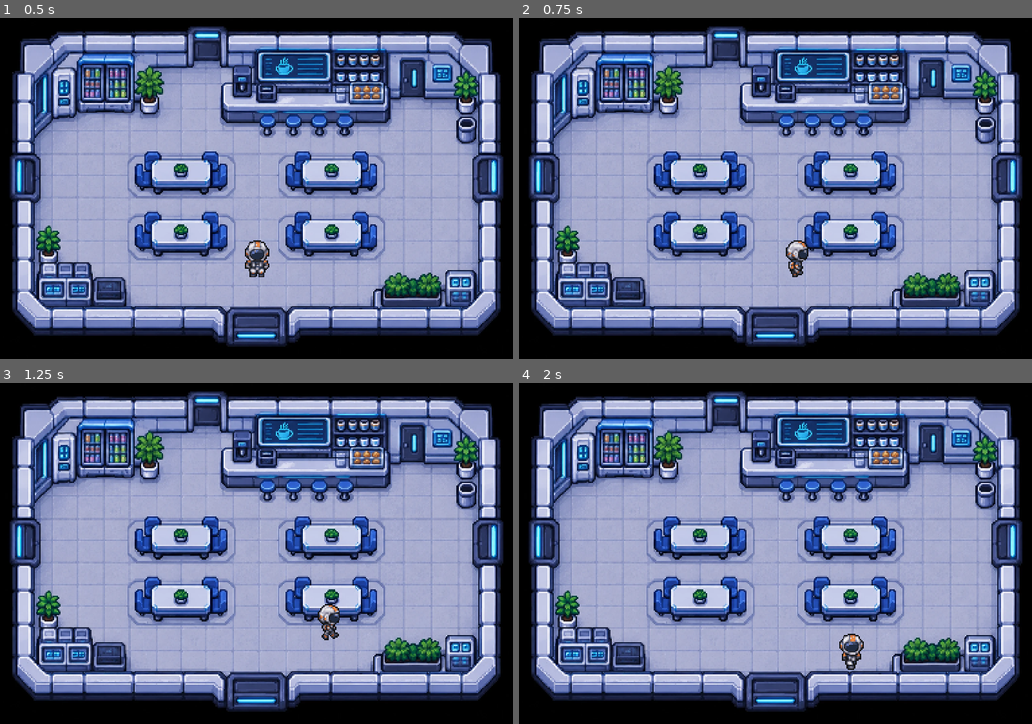
Above: before the commit, frames 1-4 (two rows, left to right).
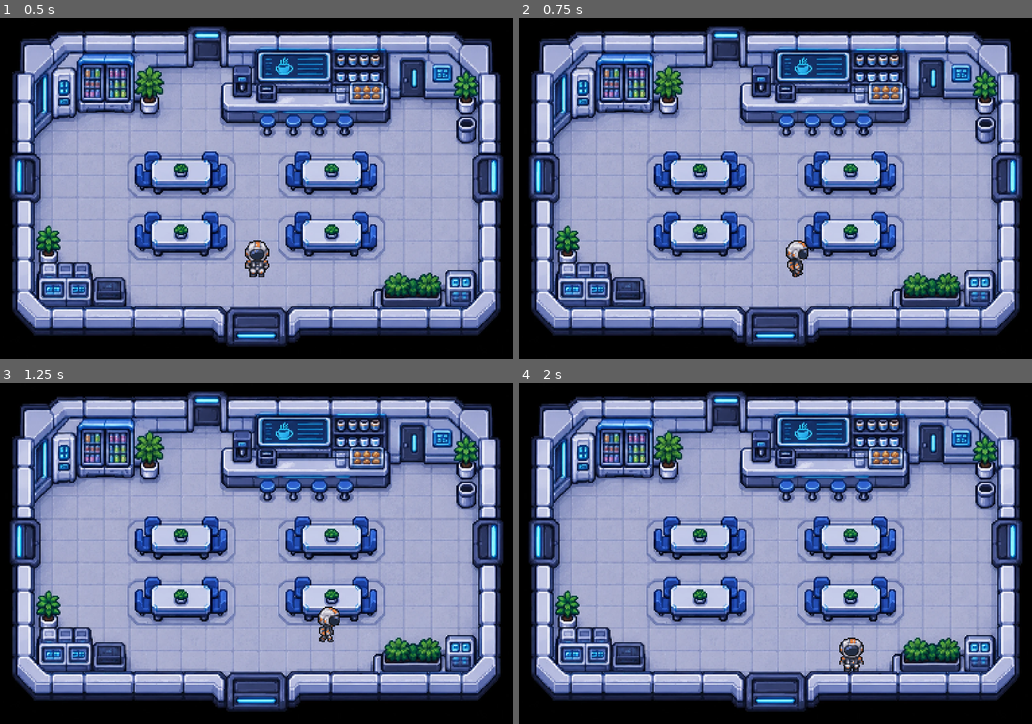
Above: after the commit, the same moments.

Repository: thallesgsrv/nasa-space-apps
Game: Godot game, scene res://scenes/game.tscn
Same seed, same stepped clock (60 frames per second), same inputs: the game is played once before the commit and once after it.
Inputs:
- Up to frame 1 (0.5 s): no input
- Up to frame 2 (0.75 s): hold D (move_right) from 0.53 s (still down)
- Up to frame 3 (1.25 s): keep holding D (move_right)
- Up to frame 4 (2 s): release D (move_right) at 1.28 s; hold S (move_down) from 1.28 s (still down)

Frame 1 is identical in both runs. In frame 2, 0.1% of the frame differs, in the area x 52-57%, y 65-76%; in frame 3, 0.3%; in frame 4, 0.4%, in the area x 62-68%, y 73-85%.

Commit message:
feat: add sprite do personagem

Diff:
--- a/assets/player/player_frames.tres
+++ b/assets/player/player_frames.tres
@@ -1,6 +1,70 @@
-[gd_resource type="SpriteFrames" load_steps=62 format=3]
-
-[ext_resource type="Texture2D" path="res://assets/player/player_sheet.png" id="1_sheet"]
+[gd_resource type="SpriteFrames" format=3 uid="uid://cysd7vrw7t2ud"]
+
+[ext_resource type="Texture2D" uid="uid://7d5nwkkuoyj6" path="res://assets/player/player_sheet.png" id="1_sheet"]
+
+[sub_resource type="AtlasTexture" id="AtlasTexture_56"]
+atlas = ExtResource("1_sheet")
+region = Rect2(0, 480, 48, 48)
+
+[sub_resource type="AtlasTexture" id="AtlasTexture_57"]
+atlas = ExtResource("1_sheet")
+region = Rect2(48, 480, 48, 48)
+
+[sub_resource type="AtlasTexture" id="AtlasTexture_58"]
+atlas = ExtResource("1_sheet")
+region = Rect2(96, 480, 48, 48)
+
+[sub_resource type="AtlasTexture" id="AtlasTexture_59"]
+atlas = ExtResource("1_sheet")
+region = Rect2(144, 480, 48, 48)
+
+[sub_resource type="AtlasTexture" id="AtlasTexture_12"]
+atlas = ExtResource("1_sheet")
+region = Rect2(0, 96, 48, 48)
+
+[sub_resource type="AtlasTexture" id="AtlasTexture_13"]
+atlas = ExtResource("1_sheet")
+region = Rect2(48, 96, 48, 48)
+
+[sub_resource type="AtlasTexture" id="AtlasTexture_14"]
+atlas = ExtResource("1_sheet")
+region = Rect2(96, 96, 48, 48)
+
+[sub_resource type="AtlasTexture" id="AtlasTexture_15"]
+atlas = ExtResource("1_sheet")
+region = Rect2(144, 96, 48, 48)
+
+[sub_resource type="AtlasTexture" id="AtlasTexture_44"]
+atlas = ExtResource("1_sheet")
+region = Rect2(0, 384, 48, 48)
+
+[sub_resource type="AtlasTexture" id="AtlasTexture_45"]
+atlas = ExtResource("1_sheet")
+region = Rect2(48, 384, 48, 48)
+
+[sub_resource type="AtlasTexture" id="AtlasTexture_46"]
+atlas = ExtResource("1_sheet")
+region = Rect2(96, 384, 48, 48)
+
+[sub_resource type="AtlasTexture" id="AtlasTexture_47"]
+atlas = ExtResource("1_sheet")
+region = Rect2(144, 384, 48, 48)
+
+[sub_resource type="AtlasTexture" id="AtlasTexture_28"]
+atlas = ExtResource("1_sheet")
+region = Rect2(0, 240, 48, 48)
+
+[sub_resource type="AtlasTexture" id="AtlasTexture_29"]
+atlas = ExtResource("1_sheet")
+region = Rect2(48, 240, 48, 48)
+
+[sub_resource type="AtlasTexture" id="AtlasTexture_30"]
+atlas = ExtResource("1_sheet")
+region = Rect2(96, 240, 48, 48)
+
+[sub_resource type="AtlasTexture" id="AtlasTexture_31"]
+atlas = ExtResource("1_sheet")
+region = Rect2(144, 240, 48, 48)
 
 [sub_resource type="AtlasTexture" id="AtlasTexture_0"]
 atlas = ExtResource("1_sheet")
@@ -18,6 +82,70 @@
 atlas = ExtResource("1_sheet")
 region = Rect2(144, 0, 48, 48)
 
+[sub_resource type="AtlasTexture" id="AtlasTexture_32"]
+atlas = ExtResource("1_sheet")
+region = Rect2(0, 288, 48, 48)
+
+[sub_resource type="AtlasTexture" id="AtlasTexture_33"]
+atlas = ExtResource("1_sheet")
+region = Rect2(48, 288, 48, 48)
+
+[sub_resource type="AtlasTexture" id="AtlasTexture_34"]
+atlas = ExtResource("1_sheet")
+region = Rect2(96, 288, 48, 48)
+
+[sub_resource type="AtlasTexture" id="AtlasTexture_35"]
+atlas = ExtResource("1_sheet")
+region = Rect2(144, 288, 48, 48)
+
+[sub_resource type="AtlasTexture" id="AtlasTexture_16"]
+atlas = ExtResource("1_sheet")
+region = Rect2(0, 144, 48, 48)
+
+[sub_resource type="AtlasTexture" id="AtlasTexture_17"]
+atlas = ExtResource("1_sheet")
+region = Rect2(48, 144, 48, 48)
+
+[sub_resource type="AtlasTexture" id="AtlasTexture_18"]
+atlas = ExtResource("1_sheet")
+region = Rect2(96, 144, 48, 48)
+
+[sub_resource type="AtlasTexture" id="AtlasTexture_19"]
+atlas = ExtResource("1_sheet")
+region = Rect2(144, 144, 48, 48)
+
+[sub_resource type="AtlasTexture" id="AtlasTexture_48"]
+atlas = ExtResource("1_sheet")
+region = Rect2(0, 432, 48, 48)
+
+[sub_resource type="AtlasTexture" id="AtlasTexture_49"]
+atlas = ExtResource("1_sheet")
+region = Rect2(48, 432, 48, 48)
+
+[sub_resource type="AtlasTexture" id="AtlasTexture_50"]
+atlas = ExtResource("1_sheet")
+region = Rect2(96, 432, 48, 48)
+
+[sub_resource type="AtlasTexture" id="AtlasTexture_51"]
+atlas = ExtResource("1_sheet")
+region = Rect2(144, 432, 48, 48)
+
+[sub_resource type="AtlasTexture" id="AtlasTexture_52"]
+atlas = ExtResource("1_sheet")
+region = Rect2(192, 432, 48, 48)
+
+[sub_resource type="AtlasTexture" id="AtlasTexture_53"]
+atlas = ExtResource("1_sheet")
+region = Rect2(240, 432, 48, 48)
+
+[sub_resource type="AtlasTexture" id="AtlasTexture_54"]
+atlas = ExtResource("1_sheet")
+region = Rect2(288, 432, 48, 48)
+
+[sub_resource type="AtlasTexture" id="AtlasTexture_55"]
+atlas = ExtResource("1_sheet")
+region = Rect2(336, 432, 48, 48)
+
 [sub_resource type="AtlasTexture" id="AtlasTexture_4"]
 atlas = ExtResource("1_sheet")
 region = Rect2(0, 48, 48, 48)
@@ -50,37 +178,37 @@
 atlas = ExtResource("1_sheet")
 region = Rect2(336, 48, 48, 48)
 
-[sub_resource type="AtlasTexture" id="AtlasTexture_12"]
-atlas = ExtResource("1_sheet")
-region = Rect2(0, 96, 48, 48)
-
-[sub_resource type="AtlasTexture" id="AtlasTexture_13"]
-atlas = ExtResource("1_sheet")
-region = Rect2(48, 96, 48, 48)
-
-[sub_resource type="AtlasTexture" id="AtlasTexture_14"]
-atlas = ExtResource("1_sheet")
-region = Rect2(96, 96, 48, 48)
-
-[sub_resource type="AtlasTexture" id="AtlasTexture_15"]
-atlas = ExtResource("1_sheet")
-region = Rect2(144, 96, 48, 48)
-
-[sub_resource type="AtlasTexture" id="AtlasTexture_16"]
-atlas = ExtResource("1_sheet")
-region = Rect2(0, 144, 48, 48)
-
-[sub_resource type="AtlasTexture" id="AtlasTexture_17"]
-atlas = ExtResource("1_sheet")
-region = Rect2(48, 144, 48, 48)
-
-[sub_resource type="AtlasTexture" id="AtlasTexture_18"]
-atlas = ExtResource("1_sheet")
-region = Rect2(96, 144, 48, 48)
-
-[sub_resource type="AtlasTexture" id="AtlasTexture_19"]
-atlas = ExtResource("1_sheet")
-region = Rect2(144, 144, 48, 48)
+[sub_resource type="AtlasTexture" id="AtlasTexture_36"]
+atlas = ExtResource("1_sheet")
+region = Rect2(0, 336, 48, 48)
+
+[sub_resource type="AtlasTexture" id="AtlasTexture_37"]
+atlas = ExtResource("1_sheet")
+region = Rect2(48, 336, 48, 48)
+
+[sub_resource type="AtlasTexture" id="AtlasTexture_38"]
+atlas = ExtResource("1_sheet")
+region = Rect2(96, 336, 48, 48)
+
+[sub_resource type="AtlasTexture" id="AtlasTexture_39"]
+atlas = ExtResource("1_sheet")
+region = Rect2(144, 336, 48, 48)
+
+[sub_resource type="AtlasTexture" id="AtlasTexture_40"]
+atlas = ExtResource("1_sheet")
+region = Rect2(192, 336, 48, 48)
+
+[sub_resource type="AtlasTexture" id="AtlasTexture_41"]
+atlas = ExtResource("1_sheet")
+region = Rect2(240, 336, 48, 48)
+
+[sub_resource type="AtlasTexture" id="AtlasTexture_42"]
+atlas = ExtResource("1_sheet")
+region = Rect2(288, 336, 48, 48)
+
+[sub_resource type="AtlasTexture" id="AtlasTexture_43"]
+atlas = ExtResource("1_sheet")
+region = Rect2(336, 336, 48, 48)
 
 [sub_resource type="AtlasTexture" id="AtlasTexture_20"]
 atlas = ExtResource("1_sheet")
@@ -113,139 +241,79 @@
 [sub_resource type="AtlasTexture" id="AtlasTexture_27"]
 atlas = ExtResource("1_sheet")
 region = Rect2(336, 192, 48, 48)
-
-[sub_resource type="AtlasTexture" id="AtlasTexture_28"]
-atlas = ExtResource("1_sheet")
-region = Rect2(0, 240, 48, 48)
-
-[sub_resource type="AtlasTexture" id="AtlasTexture_29"]
-atlas = ExtResource("1_sheet")
-region = Rect2(48, 240, 48, 48)
-
-[sub_resource type="AtlasTexture" id="AtlasTexture_30"]
-atlas = ExtResource("1_sheet")
-region = Rect2(96, 240, 48, 48)
-
-[sub_resource type="AtlasTexture" id="AtlasTexture_31"]
-atlas = ExtResource("1_sheet")
-region = Rect2(144, 240, 48, 48)
-
-[sub_resource type="AtlasTexture" id="AtlasTexture_32"]
-atlas = ExtResource("1_sheet")
-region = Rect2(0, 288, 48, 48)
-
-[sub_resource type="AtlasTexture" id="AtlasTexture_33"]
-atlas = ExtResource("1_sheet")
-region = Rect2(48, 288, 48, 48)
-
-[sub_resource type="AtlasTexture" id="AtlasTexture_34"]
-atlas = ExtResource("1_sheet")
-region = Rect2(96, 288, 48, 48)
-
-[sub_resource type="AtlasTexture" id="AtlasTexture_35"]
-atlas = ExtResource("1_sheet")
-region = Rect2(144, 288, 48, 48)
-
-[sub_resource type="AtlasTexture" id="AtlasTexture_36"]
-atlas = ExtResource("1_sheet")
-region = Rect2(0, 336, 48, 48)
-
-[sub_resource type="AtlasTexture" id="AtlasTexture_37"]
-atlas = ExtResource("1_sheet")
-region = Rect2(48, 336, 48, 48)
-
-[sub_resource type="AtlasTexture" id="AtlasTexture_38"]
-atlas = ExtResource("1_sheet")
-region = Rect2(96, 336, 48, 48)
-
-[sub_resource type="AtlasTexture" id="AtlasTexture_39"]
-atlas = ExtResource("1_sheet")
-region = Rect2(144, 336, 48, 48)
-
-[sub_resource type="AtlasTexture" id="AtlasTexture_40"]
-atlas = ExtResource("1_sheet")
-region = Rect2(192, 336, 48, 48)
-
-[sub_resource type="AtlasTexture" id="AtlasTexture_41"]
-atlas = ExtResource("1_sheet")
-region = Rect2(240, 336, 48, 48)
-
-[sub_resource type="AtlasTexture" id="AtlasTexture_42"]
-atlas = ExtResource("1_sheet")
-region = Rect2(288, 336, 48, 48)
-
-[sub_resource type="AtlasTexture" id="AtlasTexture_43"]
-atlas = ExtResource("1_sheet")
-region = Rect2(336, 336, 48, 48)
-
-[sub_resource type="AtlasTexture" id="AtlasTexture_44"]
-atlas = ExtResource("1_sheet")
-region = Rect2(0, 384, 48, 48)
-
-[sub_resource type="AtlasTexture" id="AtlasTexture_45"]
-atlas = ExtResource("1_sheet")
-region = Rect2(48, 384, 48, 48)
-
-[sub_resource type="AtlasTexture" id="AtlasTexture_46"]
-atlas = ExtResource("1_sheet")
-region = Rect2(96, 384, 48, 48)
-
-[sub_resource type="AtlasTexture" id="AtlasTexture_47"]
-atlas = ExtResource("1_sheet")
-region = Rect2(144, 384, 48, 48)
-
-[sub_resource type="AtlasTexture" id="AtlasTexture_48"]
-atlas = ExtResource("1_sheet")
-region = Rect2(0, 432, 48, 48)
-
-[sub_resource type="AtlasTexture" id="AtlasTexture_49"]
-atlas = ExtResource("1_sheet")
-region = Rect2(48, 432, 48, 48)
-
-[sub_resource type="AtlasTexture" id="AtlasTexture_50"]
-atlas = ExtResource("1_sheet")
-region = Rect2(96, 432, 48, 48)
-
-[sub_resource type="AtlasTexture" id="AtlasTexture_51"]
-atlas = ExtResource("1_sheet")
-region = Rect2(144, 432, 48, 48)
-
-[sub_resource type="AtlasTexture" id="AtlasTexture_52"]
-atlas = ExtResource("1_sheet")
-region = Rect2(192, 432, 48, 48)
-
-[sub_resource type="AtlasTexture" id="AtlasTexture_53"]
-atlas = ExtResource("1_sheet")
-region = Rect2(240, 432, 48, 48)
-
-[sub_resource type="AtlasTexture" id="AtlasTexture_54"]
-atlas = ExtResource("1_sheet")
-region = Rect2(288, 432, 48, 48)
-
-[sub_resource type="AtlasTexture" id="AtlasTexture_55"]
-atlas = ExtResource("1_sheet")
-region = Rect2(336, 432, 48, 48)
-
-[sub_resource type="AtlasTexture" id="AtlasTexture_56"]
-atlas = ExtResource("1_sheet")
-region = Rect2(0, 480, 48, 48)
-
-[sub_resource type="AtlasTexture" id="AtlasTexture_57"]
-atlas = ExtResource("1_sheet")
-region = Rect2(48, 480, 48, 48)
-
-[sub_resource type="AtlasTexture" id="AtlasTexture_58"]
-atlas = ExtResource("1_sheet")
-region = Rect2(96, 480, 48, 48)
-
-[sub_resource type="AtlasTexture" id="AtlasTexture_59"]
-atlas = ExtResource("1_sheet")
-region = Rect2(144, 480, 48, 48)
 
 [resource]
 animations = [{
 "frames": [{
 "duration": 1.0,
+"texture": SubResource("AtlasTexture_56")
+}, {
+"duration": 1.0,
+"texture": SubResource("AtlasTexture_57")
+}, {
+"duration": 1.0,
+"texture": SubResource("AtlasTexture_58")
+}, {
+"duration": 1.0,
+"texture": SubResource("AtlasTexture_59")
+}],
+"loop": 0,
+"name": &"death_side",
+"speed": 8.0
+}, {
+"frames": [{
+"duration": 1.0,
+"texture": SubResource("AtlasTexture_12")
+}, {
+"duration": 1.0,
+"texture": SubResource("AtlasTexture_13")
+}, {
+"duration": 1.0,
+"texture": SubResource("AtlasTexture_14")
+}, {
+"duration": 1.0,
+"texture": SubResource("AtlasTexture_15")
+}],
+"loop": 0,
+"name": &"hit_down",
+"speed": 10.0
+}, {
+"frames": [{
+"duration": 1.0,
+"texture": SubResource("AtlasTexture_44")
+}, {
+"duration": 1.0,
+"texture": SubResource("AtlasTexture_45")
+}, {
+"duration": 1.0,
+"texture": SubResource("AtlasTexture_46")
+}, {
+"duration": 1.0,
+"texture": SubResource("AtlasTexture_47")
+}],
+"loop": 0,
+"name": &"hit_side",
+"speed": 10.0
+}, {
+"frames": [{
+"duration": 1.0,
+"texture": SubResource("AtlasTexture_28")
+}, {
+"duration": 1.0,
+"texture": SubResource("AtlasTexture_29")
+}, {
+"duration": 1.0,
+"texture": SubResource("AtlasTexture_30")
+}, {
+"duration": 1.0,
+"texture": SubResource("AtlasTexture_31")
+}],
+"loop": 0,
+"name": &"hit_up",
+"speed": 10.0
+}, {
+"frames": [{
+"duration": 1.0,
 "texture": SubResource("AtlasTexture_0")
 }, {
 "duration": 1.0,
@@ -257,55 +325,26 @@
 "duration": 1.0,
 "texture": SubResource("AtlasTexture_3")
 }],
-"loop": true,
+"loop": 1,
 "name": &"idle_down",
 "speed": 6.0
 }, {
 "frames": [{
 "duration": 1.0,
-"texture": SubResource("AtlasTexture_4")
-}, {
-"duration": 1.0,
-"texture": SubResource("AtlasTexture_5")
-}, {
-"duration": 1.0,
-"texture": SubResource("AtlasTexture_6")
-}, {
-"duration": 1.0,
-"texture": SubResource("AtlasTexture_7")
-}, {
-"duration": 1.0,
-"texture": SubResource("AtlasTexture_8")
-}, {
-"duration": 1.0,
-"texture": SubResource("AtlasTexture_9")
-}, {
-"duration": 1.0,
-"texture": SubResource("AtlasTexture_10")
-}, {
-"duration": 1.0,
-"texture": SubResource("AtlasTexture_11")
-}],
-"loop": true,
-"name": &"run_down",
-"speed": 14.0
-}, {
-"frames": [{
-"duration": 1.0,
-"texture": SubResource("AtlasTexture_12")
-}, {
-"duration": 1.0,
-"texture": SubResource("AtlasTexture_13")
-}, {
-"duration": 1.0,
-"texture": SubResource("AtlasTexture_14")
-}, {
-"duration": 1.0,
-"texture": SubResource("AtlasTexture_15")
-}],
-"loop": false,
-"name": &"hit_down",
-"speed": 10.0
+"texture": SubResource("AtlasTexture_32")
+}, {
+"duration": 1.0,
+"texture": SubResource("AtlasTexture_33")
+}, {
+"duration": 1.0,
+"texture": SubResource("AtlasTexture_34")
+}, {
+"duration": 1.0,
+"texture": SubResource("AtlasTexture_35")
+}],
+"loop": 1,
+"name": &"idle_side",
+"speed": 6.0
 }, {
 "frames": [{
 "duration": 1.0,
@@ -320,121 +359,12 @@
 "duration": 1.0,
 "texture": SubResource("AtlasTexture_19")
 }],
-"loop": true,
+"loop": 1,
 "name": &"idle_up",
 "speed": 6.0
 }, {
 "frames": [{
 "duration": 1.0,
-"texture": SubResource("AtlasTexture_20")
-}, {
-"duration": 1.0,
-"texture": SubResource("AtlasTexture_21")
-}, {
-"duration": 1.0,
-"texture": SubResource("AtlasTexture_22")
-}, {
-"duration": 1.0,
-"texture": SubResource("AtlasTexture_23")
-}, {
-"duration": 1.0,
-"texture": SubResource("AtlasTexture_24")
-}, {
-"duration": 1.0,
-"texture": SubResource("AtlasTexture_25")
-}, {
-"duration": 1.0,
-"texture": SubResource("AtlasTexture_26")
-}, {
-"duration": 1.0,
-"texture": SubResource("AtlasTexture_27")
-}],
-"loop": true,
-"name": &"run_up",
-"speed": 14.0
-}, {
-"frames": [{
-"duration": 1.0,
-"texture": SubResource("AtlasTexture_28")
-}, {
-"duration": 1.0,
-"texture": SubResource("AtlasTexture_29")
-}, {
-"duration": 1.0,
-"texture": SubResource("AtlasTexture_30")
-}, {
-"duration": 1.0,
-"texture": SubResource("AtlasTexture_31")
-}],
-"loop": false,
-"name": &"hit_up",
-"speed": 10.0
-}, {
-"frames": [{
-"duration": 1.0,
-"texture": SubResource("AtlasTexture_32")
-}, {
-"duration": 1.0,
-"texture": SubResource("AtlasTexture_33")
-}, {
-"duration": 1.0,
-"texture": SubResource("AtlasTexture_34")
-}, {
-"duration": 1.0,
-"texture": SubResource("AtlasTexture_35")
-}],
-"loop": true,
-"name": &"idle_side",
-"speed": 6.0
-}, {
-"frames": [{
-"duration": 1.0,
-"texture": SubResource("AtlasTexture_36")
-}, {
-"duration": 1.0,
-"texture": SubResource("AtlasTexture_37")
-}, {
-"duration": 1.0,
-"texture": SubResource("AtlasTexture_38")
-}, {
-"duration": 1.0,
-"texture": SubResource("AtlasTexture_39")
-}, {
-"duration": 1.0,
-"texture": SubResource("AtlasTexture_40")
-}, {
-"duration": 1.0,
-"texture": SubResource("AtlasTexture_41")
-}, {
-"duration": 1.0,
-"texture": SubResource("AtlasTexture_42")
-}, {
-"duration": 1.0,
-"texture": SubResource("AtlasTexture_43")
-}],
-"loop": true,
-"name": &"run_side",
-"speed": 14.0
-}, {
-"frames": [{
-"duration": 1.0,
-"texture": SubResource("AtlasTexture_44")
-}, {
-"duration": 1.0,
-"texture": SubResource("AtlasTexture_45")
-}, {
-"duration": 1.0,
-"texture": SubResource("AtlasTexture_46")
-}, {
-"duration": 1.0,
-"texture": SubResource("AtlasTexture_47")
-}],
-"loop": false,
-"name": &"hit_side",
-"speed": 10.0
-}, {
-"frames": [{
-"duration": 1.0,
 "texture": SubResource("AtlasTexture_48")
 }, {
 "duration": 1.0,
@@ -458,24 +388,94 @@
 "duration": 1.0,
 "texture": SubResource("AtlasTexture_55")
 }],
-"loop": false,
+"loop": 0,
 "name": &"roll_side",
 "speed": 12.0
 }, {
 "frames": [{
 "duration": 1.0,
-"texture": SubResource("AtlasTexture_56")
-}, {
-"duration": 1.0,
-"texture": SubResource("AtlasTexture_57")
-}, {
-"duration": 1.0,
-"texture": SubResource("AtlasTexture_58")
-}, {
-"duration": 1.0,
-"texture": SubResource("AtlasTexture_59")
-}],
-"loop": false,
-"name": &"death_side",
-"speed": 8.0
+"texture": SubResource("AtlasTexture_4")
+}, {
+"duration": 1.0,
+"texture": SubResource("AtlasTexture_5")
+}, {
+"duration": 1.0,
+"texture": SubResource("AtlasTexture_6")
+}, {
+"duration": 1.0,
+"texture": SubResource("AtlasTexture_7")
+}, {
+"duration": 1.0,
+"texture": SubResource("AtlasTexture_8")
+}, {
+"duration": 1.0,
+"texture": SubResource("AtlasTexture_9")
+}, {
+"duration": 1.0,
+"texture": SubResource("AtlasTexture_10")
+}, {
+"duration": 1.0,
+"texture": SubResource("AtlasTexture_11")
+}],
+"loop": 1,
+"name": &"run_down",
+"speed": 12.0
+}, {
+"frames": [{
+"duration": 1.0,
+"texture": SubResource("AtlasTexture_36")
+}, {
+"duration": 1.0,
+"texture": SubResource("AtlasTexture_37")
+}, {
+"duration": 1.0,
+"texture": SubResource("AtlasTexture_38")
+}, {
+"duration": 1.0,
+"texture": SubResource("AtlasTexture_39")
+}, {
+"duration": 1.0,
+"texture": SubResource("AtlasTexture_40")
+}, {
+"duration": 1.0,
+"texture": SubResource("AtlasTexture_41")
+}, {
+"duration": 1.0,
+"texture": SubResource("AtlasTexture_42")
+}, {
+"duration": 1.0,
+"texture": SubResource("AtlasTexture_43")
+}],
+"loop": 1,
+"name": &"run_side",
+"speed": 12.0
+}, {
+"frames": [{
+"duration": 1.0,
+"texture": SubResource("AtlasTexture_20")
+}, {
+"duration": 1.0,
+"texture": SubResource("AtlasTexture_21")
+}, {
+"duration": 1.0,
+"texture": SubResource("AtlasTexture_22")
+}, {
+"duration": 1.0,
+"texture": SubResource("AtlasTexture_23")
+}, {
+"duration": 1.0,
+"texture": SubResource("AtlasTexture_24")
+}, {
+"duration": 1.0,
+"texture": SubResource("AtlasTexture_25")
+}, {
+"duration": 1.0,
+"texture": SubResource("AtlasTexture_26")
+}, {
+"duration": 1.0,
+"texture": SubResource("AtlasTexture_27")
+}],
+"loop": 1,
+"name": &"run_up",
+"speed": 12.0
 }]
--- a/project.godot
+++ b/project.godot
@@ -12,7 +12,7 @@
 
 config/name="Nasa-space-apps"
 run/main_scene="res://scenes/game.tscn"
-config/features=PackedStringArray("4.6", "Forward Plus")
+config/features=PackedStringArray("4.7", "Forward Plus")
 config/icon="res://icon.svg"
 
 [display]
@@ -30,5 +30,5 @@
 
 [rendering]
 
+rendering_device/driver.windows="d3d12"
 environment/defaults/default_clear_color=Color(0, 0, 0, 1)
-rendering_device/driver.windows="d3d12"
--- a/scenes/rooms/camara_propulsao.tscn
+++ b/scenes/rooms/camara_propulsao.tscn
@@ -1,7 +1,8 @@
-[gd_scene load_steps=14 format=3]
-[ext_resource type="Script" path="res://scripts/room.gd" id="1_room"]
-[ext_resource type="Script" path="res://scripts/door.gd" id="2_door"]
-[ext_resource type="Texture2D" path="res://assets/rooms/camara_propulsao.png" id="3_bg"]
+[gd_scene format=3 uid="uid://cti4vtvaa78nb"]
+
+[ext_resource type="Script" uid="uid://uevjtx6koa1r" path="res://scripts/room.gd" id="1_room"]
+[ext_resource type="Script" uid="uid://bpwndl0ga1by5" path="res://scripts/door.gd" id="2_door"]
+[ext_resource type="Texture2D" uid="uid://dplmk00c11bkc" path="res://assets/rooms/camara_propulsao.png" id="3_bg"]
 
 [sub_resource type="RectangleShape2D" id="s0"]
 size = Vector2(597.3, 2901.3)
@@ -22,7 +23,7 @@
 size = Vector2(2508.8, 157)
 
 [sub_resource type="RectangleShape2D" id="s6"]
-size = Vector2(336.2, 250.9)
+size = Vector2(336.2, 360.25)
 
 [sub_resource type="RectangleShape2D" id="s7"]
 size = Vector2(157, 216.7)
@@ -33,63 +34,63 @@
 [sub_resource type="RectangleShape2D" id="s9"]
 size = Vector2(204.8, 51.2)
 
-[node name="CamaraPropulsao" type="Node2D"]
+[node name="CamaraPropulsao" type="Node2D" unique_id=923661323]
 script = ExtResource("1_room")
 
-[node name="Fundo" type="Sprite2D" parent="."]
+[node name="Fundo" type="Sprite2D" parent="." unique_id=1445565319]
+texture = ExtResource("3_bg")
 centered = false
-texture = ExtResource("3_bg")
 
-[node name="Colisoes" type="StaticBody2D" parent="."]
+[node name="Colisoes" type="StaticBody2D" parent="." unique_id=667483962]
 
-[node name="ParedeEsq" type="CollisionShape2D" parent="Colisoes"]
+[node name="ParedeEsq" type="CollisionShape2D" parent="Colisoes" unique_id=2070109799]
 position = Vector2(-213.3, 938.7)
 shape = SubResource("s0")
 
-[node name="ParedeDir" type="CollisionShape2D" parent="Colisoes"]
+[node name="ParedeDir" type="CollisionShape2D" parent="Colisoes" unique_id=551493901]
 position = Vector2(3157.3, 938.7)
 shape = SubResource("s1")
 
-[node name="ParedeTopo" type="CollisionShape2D" parent="Colisoes"]
+[node name="ParedeTopo" type="CollisionShape2D" parent="Colisoes" unique_id=437010312]
 position = Vector2(1365.3, -102.4)
 shape = SubResource("s2")
 
-[node name="ParedeBaixo" type="CollisionShape2D" parent="Colisoes"]
+[node name="ParedeBaixo" type="CollisionShape2D" parent="Colisoes" unique_id=1535697634]
 position = Vector2(1365.3, 1659.7)
 shape = SubResource("s3")
 
-[node name="MotorEPipes" type="CollisionShape2D" parent="Colisoes"]
+[node name="MotorEPipes" type="CollisionShape2D" parent="Colisoes" unique_id=1117803474]
 position = Vector2(2082.1, 467.6)
 shape = SubResource("s4")
 
-[node name="BloqueioBaixoDir" type="CollisionShape2D" parent="Colisoes"]
+[node name="BloqueioBaixoDir" type="CollisionShape2D" parent="Colisoes" unique_id=1096477156]
 position = Vector2(2158.9, 945.5)
 shape = SubResource("s5")
 
-[node name="Plataforma" type="CollisionShape2D" parent="Colisoes"]
-position = Vector2(586.2, 458.2)
+[node name="Plataforma" type="CollisionShape2D" parent="Colisoes" unique_id=1650665063]
+position = Vector2(586.2, 512.875)
 shape = SubResource("s6")
 
-[node name="Escada" type="CollisionShape2D" parent="Colisoes"]
+[node name="Escada" type="CollisionShape2D" parent="Colisoes" unique_id=176667572]
 position = Vector2(343, 637.4)
 shape = SubResource("s7")
 
-[node name="CaixasEsq" type="CollisionShape2D" parent="Colisoes"]
+[node name="CaixasEsq" type="CollisionShape2D" parent="Colisoes" unique_id=143547094]
 position = Vector2(193.7, 785.1)
 shape = SubResource("s8")
 
-[node name="Portas" type="Node2D" parent="."]
+[node name="Portas" type="Node2D" parent="." unique_id=1740106591]
 
-[node name="Porta_cafeteria" type="Area2D" parent="Portas"]
+[node name="Porta_cafeteria" type="Area2D" parent="Portas" unique_id=1298585335]
 position = Vector2(759.5, 904.5)
 script = ExtResource("2_door")
 target_room = "res://scenes/rooms/cafeteria.tscn"
 target_spawn = "from_camara_propulsao"
 
-[node name="CollisionShape2D" type="CollisionShape2D" parent="Portas/Porta_cafeteria"]
+[node name="CollisionShape2D" type="CollisionShape2D" parent="Portas/Porta_cafeteria" unique_id=817119185]
 shape = SubResource("s9")
 
-[node name="Spawns" type="Node2D" parent="."]
+[node name="Spawns" type="Node2D" parent="." unique_id=1546720826]
 
-[node name="from_cafeteria" type="Marker2D" parent="Spawns"]
+[node name="from_cafeteria" type="Marker2D" parent="Spawns" unique_id=2049359407]
 position = Vector2(713.4, 827.7)
Binary file changed: assets/player/player_sheet.png
Not shown, added: assets/player/player_sheet.png.import
